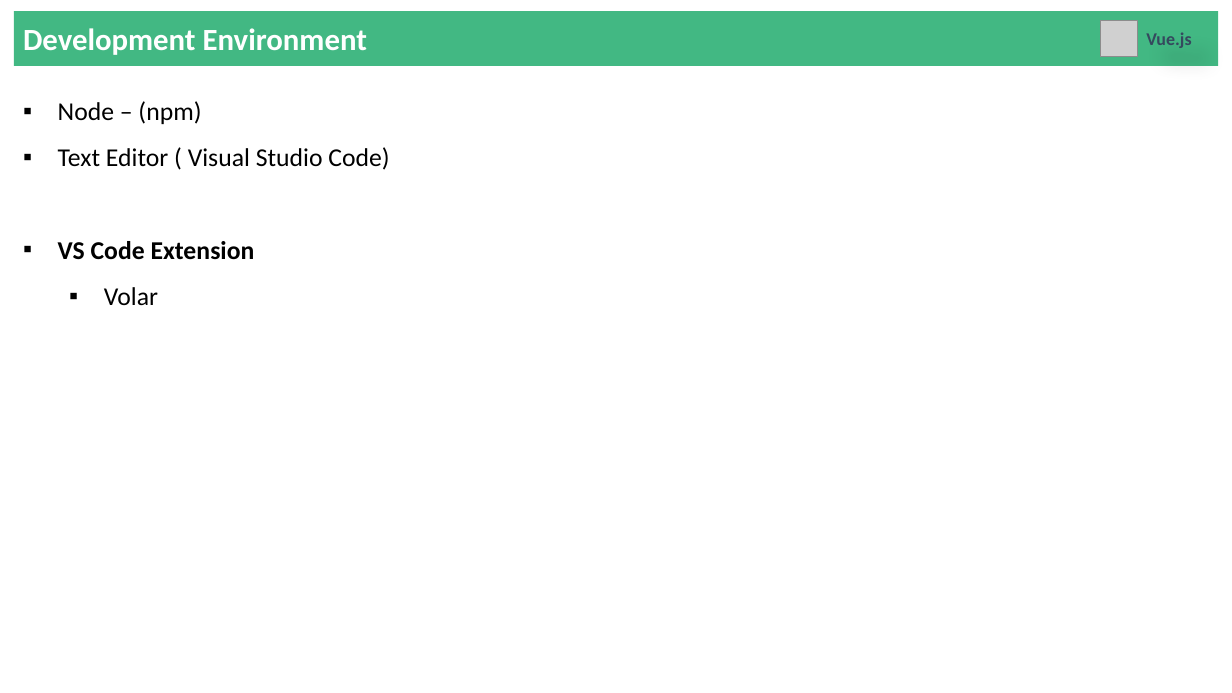
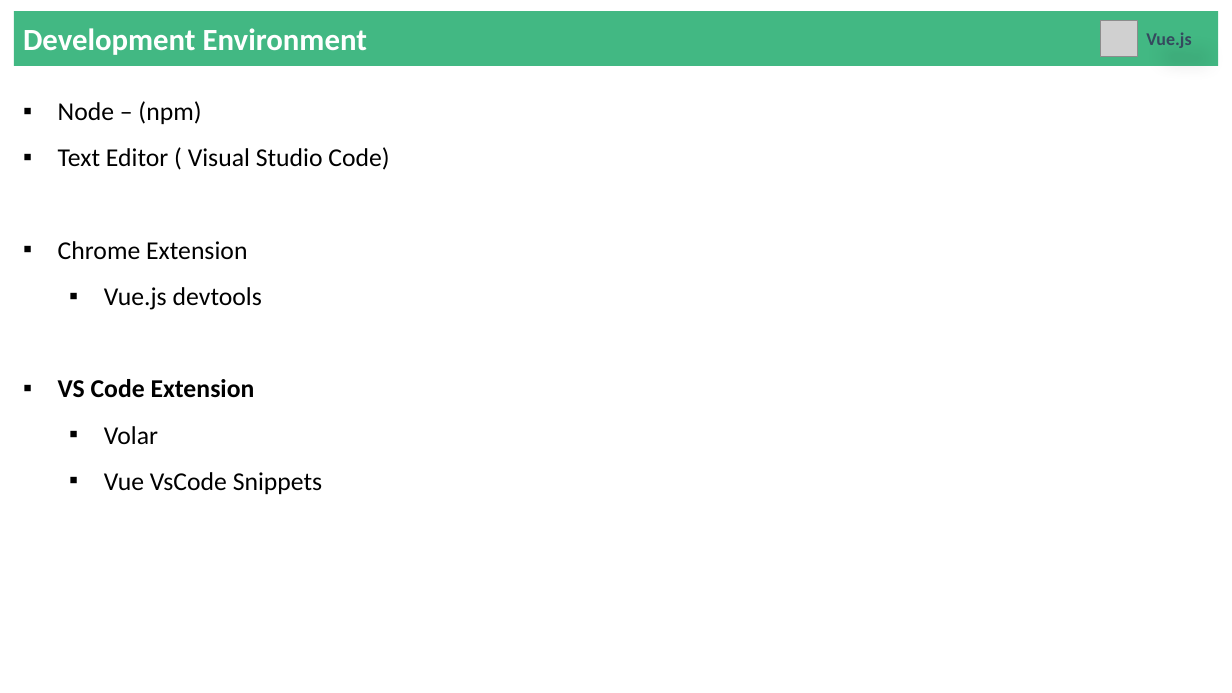
Before and after one commit to YeMyintSoeKMD/vue-creating, a slide deck: slide 6 of 9. Vue.js - Basic to Advance.pptx. Drawn at 1232x693 pixels with LibreOffice and Linux fonts; fonts in the diff are those of the drawing; grey boxes stand for pictures. Boxes give left, top, right and bottom in pixels: in the first picture for what was removed or moved away, otherwise in the second. Text is boxed around its words. In the diff, an @@ line names an element or a change of style, - is before the commit and + after.

```diff
--- a/9. Vue.js - Basic to Advance.pptx
+++ b/9. Vue.js - Basic to Advance.pptx
@@ text at [58, 241, 262, 310]: paragraphs added @@
+▪ Chrome Extension
+  ▪ Vue.js devtools
@@ text at [104, 472, 322, 494]: paragraph added @@
+  ▪ Vue VsCode Snippets
```
Also in this commit, not shown: 10 other slides changed, 7 slides added, 10 other files.
